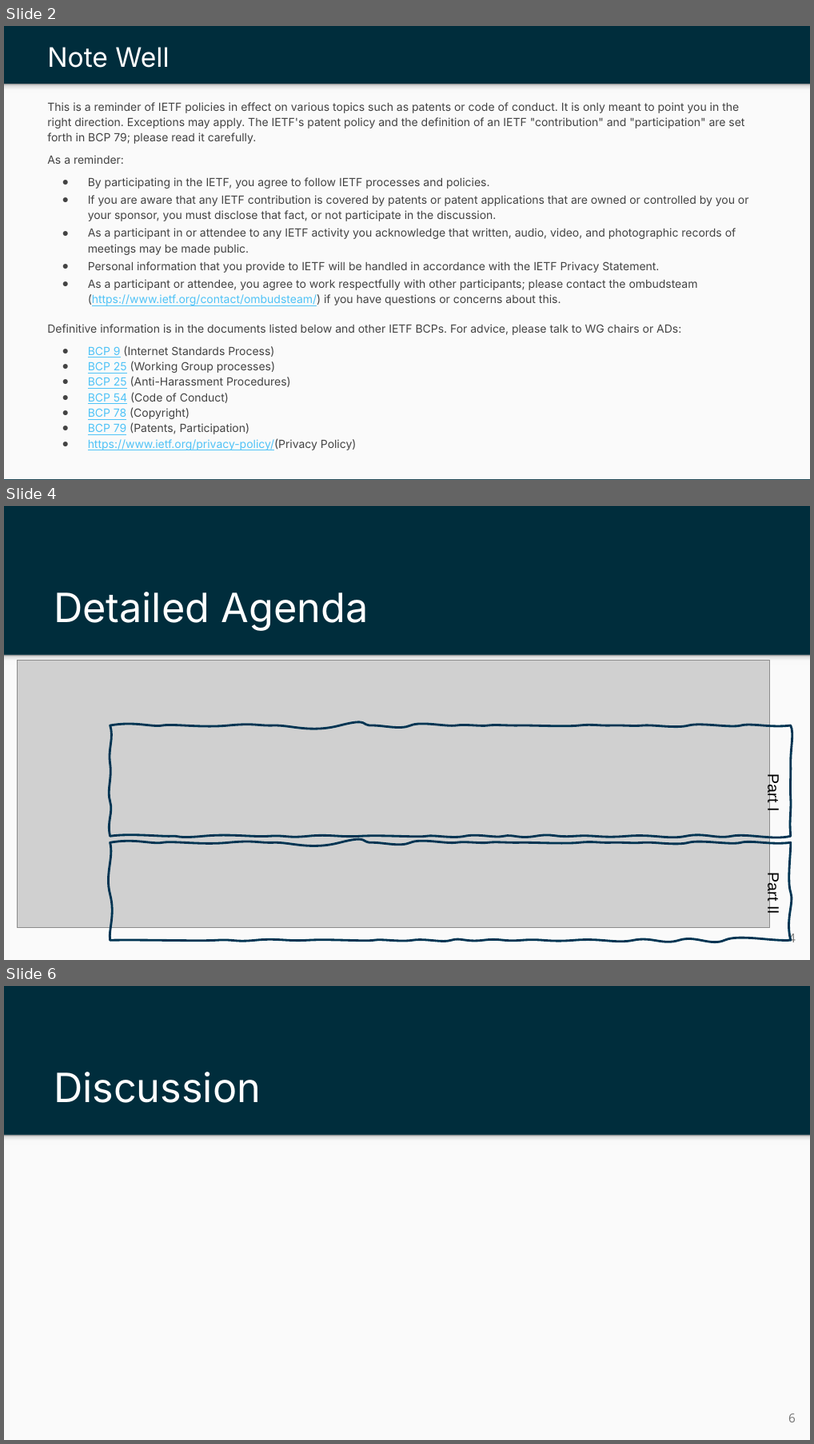
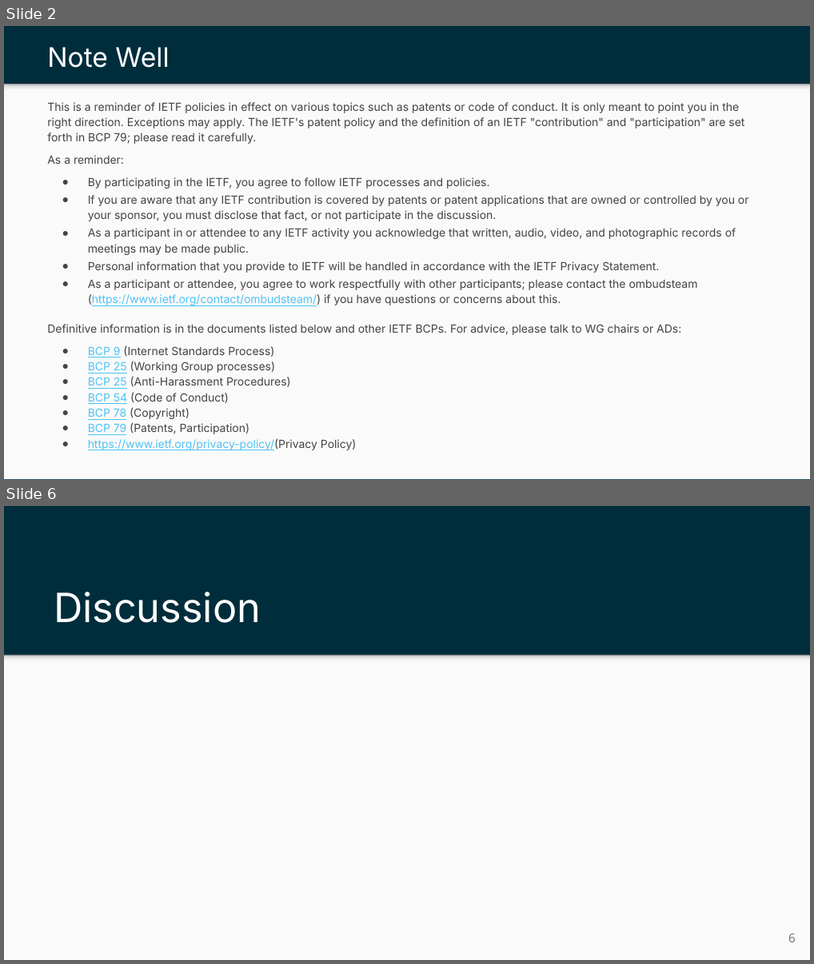
Before and after one commit to ietf-wg-nmop/IETF-Meetings, a slide deck: interim-092024/nmop-chairs-slides.pptx. Shown one above the other, each under a label of ours: slides 2, 4 and 6 before the commit, slides 2 and 6 after it; the slides between them are not shown. The pictures are 814x1444 and 814x964 pixels, drawn with LibreOffice and Linux fonts; fonts in the diff are those of the drawing; grey boxes stand for pictures; background and template pictures are left out. Boxes give left, top, right and bottom in pixels: in the first picture for what was removed or moved away, otherwise in the second. Text is boxed around its words. In the diff, an @@ line names an element or a change of style, - is before the commit and + after.

```diff
--- a/interim-092024/nmop-chairs-slides.pptx
+++ b/interim-092024/nmop-chairs-slides.pptx
@@ slide 4 removed at <box>4,506,810,960</box>, background #002D3C; not listed: 2 template elements that a slide beside it also shows @@
@@ title removed at <box>54,592,369,631</box> @@
-Detailed Agenda
@@ picture removed at <box>18,660,770,928</box> @@
@@ freeform shape removed at <box>110,725,791,836</box> @@
@@ text removed at <box>765,776,782,811</box> @@
-Part I
@@ freeform shape removed at <box>110,842,791,940</box> @@
@@ text removed at <box>765,875,782,914</box> @@
-Part II
@@ page number removed at <box>789,931,796,942</box> @@
-4
```
Also in this commit, not shown: 2 slides changed, 2 slides added, 2 other slides removed.
